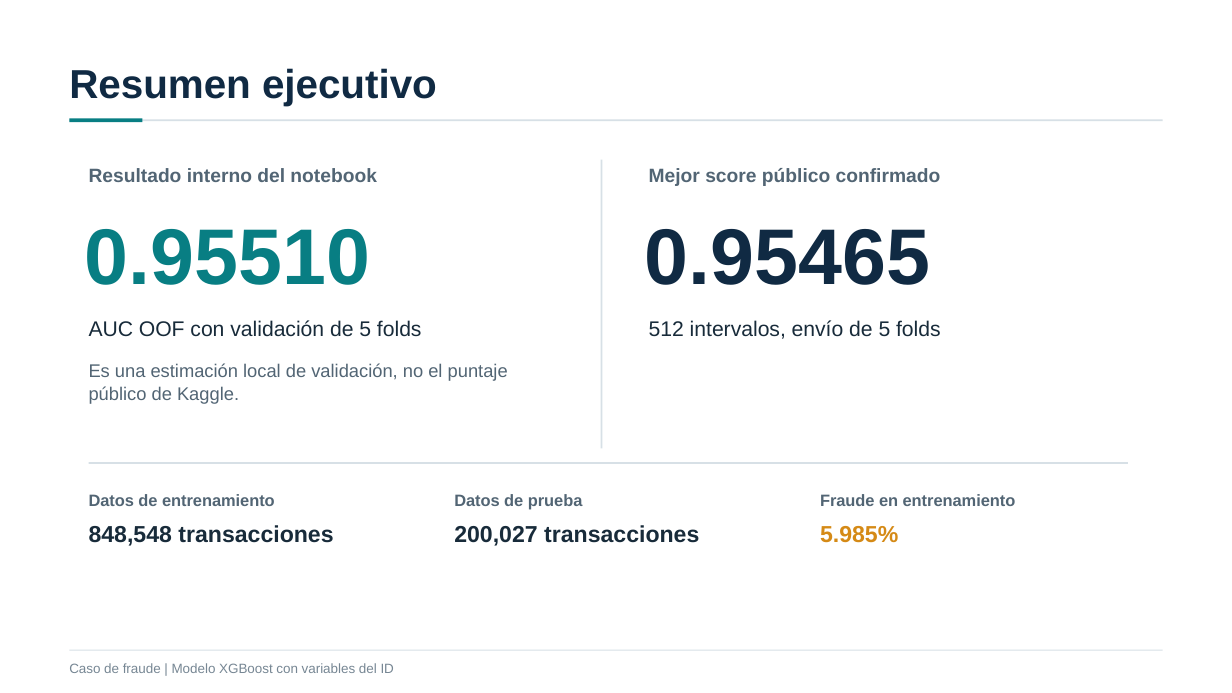
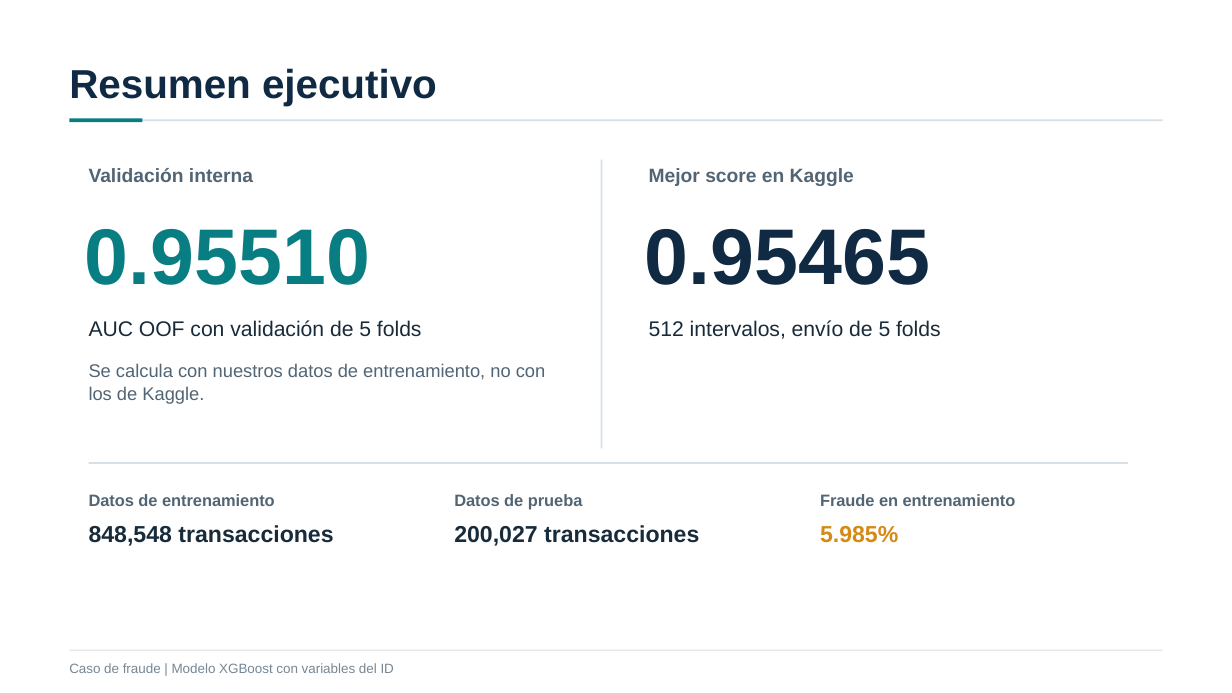
Before and after one commit to adrianfelipe812/deteccion-fraude-xgboost, a slide deck: slide 2 of presentacion/Analisis_Deteccion_Fraude_Entrega.pptx. Drawn at 1232x693 pixels with LibreOffice and Linux fonts; fonts in the diff are those of the drawing. Boxes give left, top, right and bottom in pixels: in the first picture for what was removed or moved away, otherwise in the second. Text is boxed around its words. In the diff, an @@ line names an element or a change of style, - is before the commit and + after.

```diff
--- a/presentacion/Analisis_Deteccion_Fraude_Entrega.pptx
+++ b/presentacion/Analisis_Deteccion_Fraude_Entrega.pptx
@@ text at <box>89,168,253,182</box>: text changed @@
-Resultado interno del notebook
+Validación interna
@@ text at <box>649,168,854,186</box>: text changed @@
-Mejor score público confirmado
+Mejor score en Kaggle
@@ text at <box>89,363,546,404</box>: text changed @@
-Es una estimación local de validación, no el puntaje público de Kaggle.
+Se calcula con nuestros datos de entrenamiento, no con los de Kaggle.
```
Also in this commit, not shown: 8 other slides changed.
